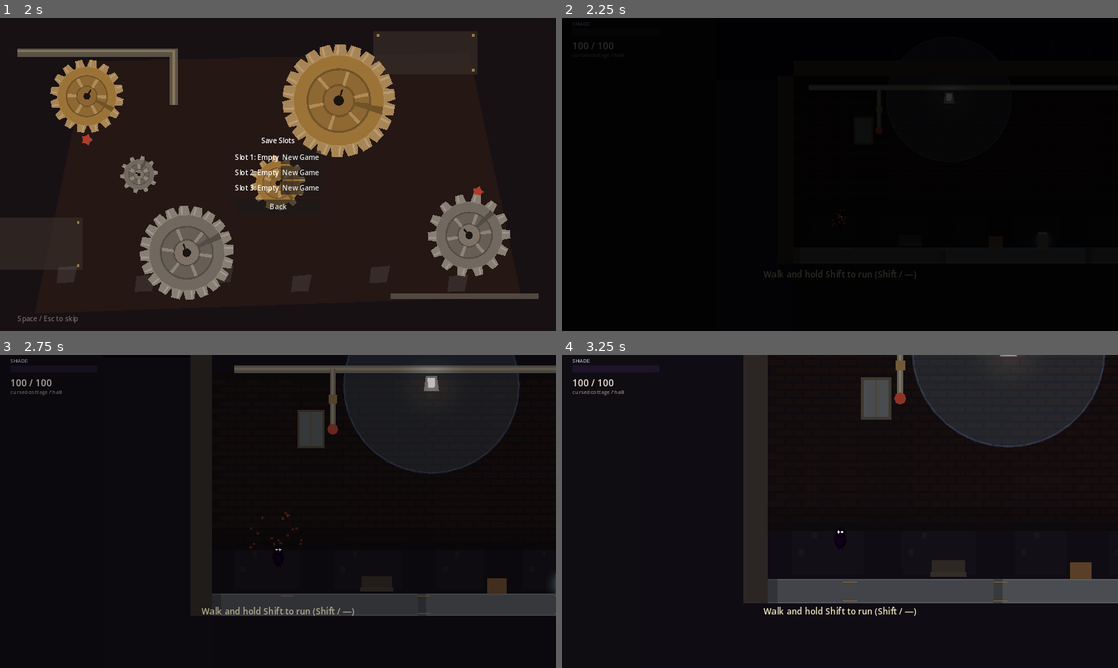
Above: before the commit, frames 1-4 (two rows, left to right).
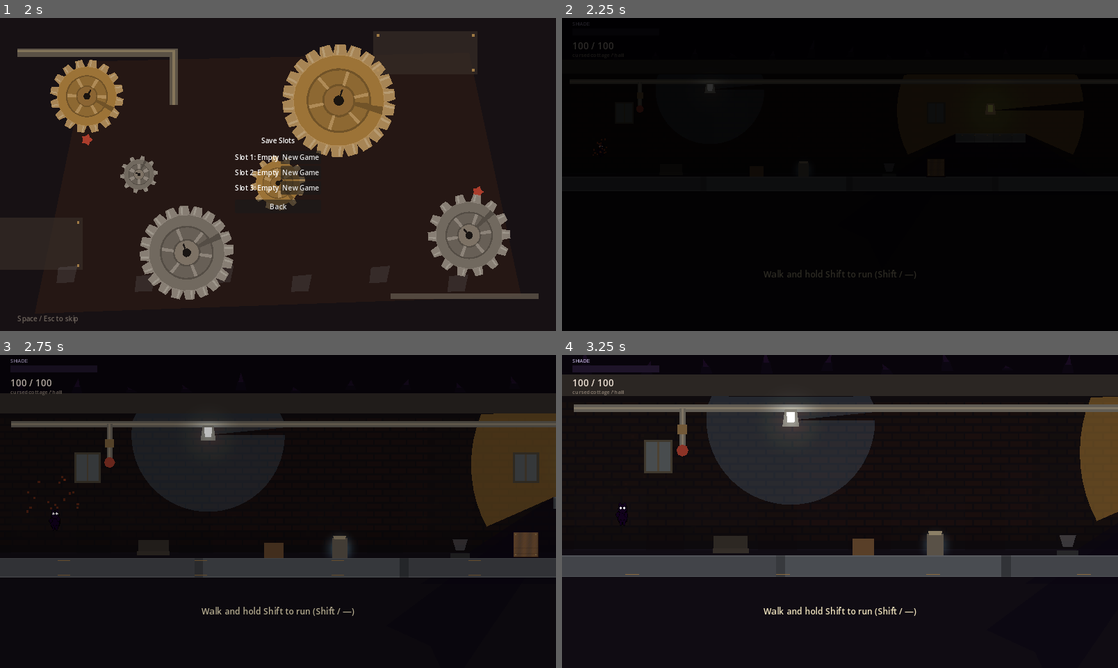
Above: after the commit, the same moments.

Repository: lukezhang2/Eclipseborn
Game: Godot game, scene res://scenes/ui/BootSplash.tscn
Two runs of this game, one before a commit and one after it. Both use one fixed random seed, a clock stepped at 60 frames per second and the inputs below.
Inputs (mouse positions are in pixels of both pictures, inside the frame that each line leads up to):
- Up to frame 1 (2 s): tap Enter at 0.5 s; move the mouse to (400, 158) at 0.52 s; hold D (move_right) 0.53-1.25 s; hold F (attack) 0.53-1.25 s; click (400, 158) at 0.67 s; tap Space (jump) at 0.77, 1.07 s; tap S (crouch) at 0.8 s; click "Play" at 1.25 s
- Up to frame 2 (2.25 s): click "New Game" at 2 s
- Up to frame 3 (2.75 s): no input
- Up to frame 4 (3.25 s): drag from (728, 527) to (995, 517) at 2.77 s

Frame 1 is identical in both runs. In frame 2, 0.1% of the frame differs, in the area x 6-81%, y 20-66%; in frame 3, 26%; in frame 4, 34%, in the area x 0-100%, y 0-80%.

Commit message:
Add hard light occlusion, tall pull-wall, and tighter cottage roof.
Raycast lights stop at floors, walls, platforms, crates, and props so
cover matches the sketch; restore a tall wall that needs the pulled crate
to clear; and frame the roof at the top of the player's camera view.

Co-authored-by: Cursor <cursoragent@cursor.com>

Diff:
--- a/scripts/autoload/ShadowWorld.gd
+++ b/scripts/autoload/ShadowWorld.gd
@@ -1,8 +1,12 @@
 extends Node
-## Inverted light model: the map is shadow (solid floors). Lights cast burning light.
-## Occluders block light, creating safe pockets. No extruded shadow platforms.
+## Lights are hard-cut by solid occluders (floors, walls, platforms, boxes, props).
+## Backgrounds have no collision/occluders so they do not block light.
 
 signal shadows_rebuilt
+
+const RAY_COUNT := 64
+## World solids + boxes
+const OCCLUDER_MASK := 1 | 8
 
 var lights: Array = []
 var occluders: Array = []
@@ -62,9 +66,8 @@
 	lights = lights.filter(func(n): return is_instance_valid(n))
 	occluders = occluders.filter(func(n): return is_instance_valid(n))
 
-	# Soft ambient shadow wash over the playfield (the world is dark).
 	var wash := Polygon2D.new()
-	wash.color = Color(0.08, 0.05, 0.12, 0.22)
+	wash.color = Color(0.08, 0.05, 0.12, 0.2)
 	wash.polygon = PackedVector2Array([
 		Vector2(-200, -200), Vector2(5000, -200), Vector2(5000, 900), Vector2(-200, 900)
 	])
@@ -75,77 +78,84 @@
 	for light in lights:
 		if not light.is_on():
 			continue
-		_draw_light_disc(light)
-		for occ in occluders:
-			_draw_safe_umbra(light, occ)
+		_draw_occluded_light(light)
 
 	shadows_rebuilt.emit()
 
 
-func _draw_light_disc(light: Node) -> void:
-	## Clear danger volume — bright core + warm ring so players see where they cannot stand.
+func _draw_occluded_light(light: Node) -> void:
+	## Raycast a fan from the light; each ray stops at the first solid hit (sketch: gap under platform).
 	var origin: Vector2 = light.get_light_origin()
 	var radius: float = light.get_radius()
 	var kind: int = light.get_light_kind()
 	var burns := kind in [GameState.LightKind.HEARTH, GameState.LightKind.CANDLE, GameState.LightKind.SUNSHAFT]
-	var core := Color(1.0, 0.72, 0.28, 0.28 if burns else 0.1)
-	var rim := Color(1.0, 0.45, 0.12, 0.42 if burns else 0.12)
+	var core := Color(1.0, 0.72, 0.28, 0.32 if burns else 0.12)
 	match kind:
 		GameState.LightKind.MOON:
-			core = Color(0.65, 0.85, 1.0, 0.12)
-			rim = Color(0.5, 0.7, 1.0, 0.18)
+			core = Color(0.65, 0.85, 1.0, 0.14)
 		GameState.LightKind.CRIMSON:
-			core = Color(0.95, 0.2, 0.25, 0.22)
-			rim = Color(0.8, 0.1, 0.15, 0.35)
+			core = Color(0.95, 0.2, 0.25, 0.26)
 		GameState.LightKind.SUNSHAFT:
-			core = Color(1.0, 1.0, 0.85, 0.32)
-			rim = Color(1.0, 0.9, 0.5, 0.45)
-	# Soft fill
+			core = Color(1.0, 1.0, 0.85, 0.36)
+
+	var space := _root.get_world_2d().direct_space_state
+	var pts := PackedVector2Array()
+	pts.append(origin)
+	for i in RAY_COUNT:
+		var a := TAU * float(i) / float(RAY_COUNT)
+		var dir := Vector2(cos(a), sin(a))
+		var to := origin + dir * radius
+		var q := PhysicsRayQueryParameters2D.create(origin, to)
+		q.collision_mask = OCCLUDER_MASK
+		q.hit_from_inside = true
+		var hit := space.intersect_ray(q)
+		if hit.is_empty():
+			pts.append(to)
+		else:
+			# Stop just before the surface so the occluder itself stays dark underneath.
+			var hit_pos: Vector2 = hit.position
+			pts.append(hit_pos - dir * 0.5)
+
 	var fill := Polygon2D.new()
 	fill.color = core
 	fill.z_index = -12
-	fill.polygon = _circle_pts(origin, radius, 28)
+	fill.polygon = pts
 	_root.add_child(fill)
 	_visuals.append(fill)
-	# Danger ring (outer edge)
+
+	# Outline of the cut light shape
 	var ring := Line2D.new()
-	ring.width = 3.0
-	ring.default_color = rim
+	ring.width = 2.0
+	ring.default_color = Color(core.r, core.g, core.b, mini(0.7, core.a + 0.25))
 	ring.z_index = -11
-	for p in _circle_pts(origin, radius, 36):
-		ring.add_point(p)
-	ring.add_point(ring.get_point_position(0))
+	for i in range(1, pts.size()):
+		ring.add_point(pts[i])
+	if pts.size() > 1:
+		ring.add_point(pts[1])
 	_root.add_child(ring)
 	_visuals.append(ring)
-	if burns:
-		var warn := Label.new()
-		warn.text = "!"
-		warn.position = origin + Vector2(-6, -radius * 0.15)
-		warn.z_index = -10
-		warn.add_theme_font_size_override("font_size", 18)
-		warn.add_theme_color_override("font_color", Color(1.0, 0.55, 0.2, 0.65))
-		_root.add_child(warn)
-		_visuals.append(warn)
+
+	# Soft umbra wedges behind occluders (extra dark safe pocket under platforms)
+	for occ in occluders:
+		_draw_umbra_wedge(light, occ, origin, radius)
 
 
-func _circle_pts(origin: Vector2, radius: float, n: int) -> PackedVector2Array:
-	var pts := PackedVector2Array()
-	for i in n:
-		var a := TAU * float(i) / float(n)
-		pts.append(origin + Vector2(cos(a), sin(a)) * radius)
-	return pts
-
-
-func _draw_safe_umbra(light: Node, occ: Node) -> void:
-	## Soft safe pocket only — no hard extruded box-shadow wedges.
-	## Skip box occluders entirely (boxes still block light via physics ray).
-	if occ.get_parent() != null and occ.get_parent().is_in_group("boxes"):
+func _draw_umbra_wedge(light: Node, occ: Node, light_pos: Vector2, radius: float) -> void:
+	if not occ.has_method("get_world_polygon"):
 		return
 	var poly: PackedVector2Array = occ.get_world_polygon()
 	if poly.size() < 3:
 		return
-	var light_pos: Vector2 = light.get_light_origin()
-	var max_len: float = light.get_shadow_length() * 0.55
+	# Only if occluder is within light radius
+	var near := false
+	for p in poly:
+		if p.distance_to(light_pos) <= radius * 1.15:
+			near = true
+			break
+	if not near:
+		return
+	var max_len: float = light.get_shadow_length() if light.has_method("get_shadow_length") else radius
+	max_len = mini(max_len, radius * 1.2)
 	var n := poly.size()
 	for i in n:
 		var a := poly[i]
@@ -153,16 +163,31 @@
 		var mid := (a + b) * 0.5
 		var edge_dir := (b - a).normalized()
 		var normal := Vector2(-edge_dir.y, edge_dir.x)
-		if normal.dot((mid - light_pos).normalized()) <= 0.0:
+		# Face away from light = back face → casts umbra
+		if normal.dot((mid - light_pos).normalized()) <= 0.05:
 			continue
 		var da := (a - light_pos).normalized() * max_len
 		var db := (b - light_pos).normalized() * max_len
 		var ink := Polygon2D.new()
-		ink.color = Color(0.05, 0.03, 0.08, 0.28)
+		ink.color = Color(0.04, 0.02, 0.07, 0.55)
 		ink.z_index = -11
 		ink.polygon = PackedVector2Array([a, b, b + db, a + da])
 		_root.add_child(ink)
 		_visuals.append(ink)
+
+
+func is_point_in_light(origin: Vector2, radius: float, point: Vector2, exclude: Array = []) -> bool:
+	## Shared occlusion test: blocked if a solid sits between light and point.
+	if point.distance_to(origin) > radius:
+		return false
+	var space := _root.get_world_2d().direct_space_state if _root else null
+	if space == null:
+		return true
+	var q := PhysicsRayQueryParameters2D.create(origin, point)
+	q.collision_mask = OCCLUDER_MASK
+	q.exclude = exclude
+	var hit := space.intersect_ray(q)
+	return hit.is_empty()
 
 
 func _clear_visuals() -> void:
--- a/scripts/player/Player.gd
+++ b/scripts/player/Player.gd
@@ -325,9 +325,10 @@
 
 
 func _occluded(from: Vector2, to: Vector2) -> bool:
+	## Any solid (world platforms/walls OR crates) between light and body = safe cover.
 	var space := get_world_2d().direct_space_state
 	var q := PhysicsRayQueryParameters2D.create(from, to)
-	q.collision_mask = 8  # boxes
+	q.collision_mask = 1 | 8
 	q.exclude = [self]
 	var hit := space.intersect_ray(q)
 	return not hit.is_empty()
--- a/scripts/world/BlackFireSky.gd
+++ b/scripts/world/BlackFireSky.gd
@@ -4,32 +4,34 @@
 
 
 var floor_top: float = 500.0
+var roof_top: float = 180.0
 var map_width: float = 4000.0
 var _flames: Array = []
 var _t: float = 0.0
 
 
-func setup(width: float, floor_y_top: float) -> void:
+func setup(width: float, floor_y_top: float, roof_y_top: float = 180.0) -> void:
 	map_width = width
 	floor_top = floor_y_top
+	roof_top = roof_y_top
 	z_index = -25
 	_build()
 
 
 func _build() -> void:
-	# Deep void above the playfield only (y from -80 to just above ceiling strip).
+	# Void + fire only ABOVE the roof — never under the floor.
 	var void_poly := Polygon2D.new()
 	void_poly.polygon = PackedVector2Array([
 		Vector2(-200, -120), Vector2(map_width + 200, -120),
-		Vector2(map_width + 200, 70), Vector2(-200, 70)
+		Vector2(map_width + 200, roof_top), Vector2(-200, roof_top)
 	])
 	void_poly.color = Color(0.02, 0.01, 0.03, 1.0)
 	add_child(void_poly)
 
-	# Flame tongues along the top edge of the sky band (screen-top of the outside).
+	# Flame tongues along the top edge of the outside (at the roof line).
 	for i in 48:
 		var flame := Node2D.new()
-		flame.position = Vector2(i * (map_width / 40.0) - 40.0, 8.0 + randf_range(-6, 10))
+		flame.position = Vector2(i * (map_width / 40.0) - 40.0, roof_top - 4.0 + randf_range(-4, 6))
 		flame.set_meta("phase", randf() * TAU)
 		flame.set_meta("speed", randf_range(2.5, 5.0))
 		flame.set_meta("h", randf_range(28.0, 55.0))
--- a/scripts/world/BreakableProp.gd
+++ b/scripts/world/BreakableProp.gd
@@ -64,6 +64,10 @@
 	_glow.scale = Vector2(prop_size.x / 32.0 * 2.2, prop_size.y / 32.0 * 2.2)
 	add_child(_glow)
 
+	var occ := ShadowOccluder.new()
+	occ.local_polygon = poly
+	add_child(occ)
+
 	_hurtbox = Hurtbox.new()
 	_hurtbox.team = "enemy"
 	_hurtbox.owner_body = self
--- a/scripts/world/CursedCottage.gd
+++ b/scripts/world/CursedCottage.gd
@@ -1,12 +1,15 @@
 extends Node2D
-## Tutorial cottage: floor-aligned props, pull puzzle, lamp cover platform.
+## Compact cottage: roof at top of vision, occluding platforms, pull-wall puzzle.
 
 
-const FLOOR_CENTER := 520.0
-const FLOOR_H := 40.0
-const FLOOR_TOP := FLOOR_CENTER - FLOOR_H * 0.5  # 500
+## Camera zoom ~1.35 → visible height ≈ 533. Floor near bottom, roof near top.
+const FLOOR_CENTER := 500.0
+const FLOOR_H := 36.0
+const FLOOR_TOP := FLOOR_CENTER - FLOOR_H * 0.5  # 482
+const ROOF_CENTER := 200.0
+const ROOF_H := 36.0
+const ROOF_BOTTOM := ROOF_CENTER + ROOF_H * 0.5  # 218 — lines up with top of view
 const MAP_W := 4000.0
-const CEIL_Y := 40.0
 
 
 func _ready() -> void:
@@ -14,24 +17,27 @@
 	GameState.map_max_x = MAP_W - 100.0
 	LevelCommon.spawn_ui(self)
 	LevelCommon.make_shadow_root(self)
-	LevelCommon.add_backdrop(self, MAP_W, 720, FLOOR_TOP)
+	LevelCommon.add_backdrop(self, MAP_W, 720, FLOOR_TOP, ROOF_CENTER - ROOF_H * 0.5)
 
 	LevelCommon.add_steel_floor(self, MAP_W * 0.5, FLOOR_CENTER, MAP_W, FLOOR_H)
-	LevelCommon.add_wall(self, -20, 300, 40, 480)
-	LevelCommon.add_wall(self, MAP_W - 20, 300, 40, 480)
-	LevelCommon.add_wall(self, MAP_W * 0.5, CEIL_Y, MAP_W, 40)
+	LevelCommon.add_wall(self, -20, 360, 40, 360)
+	LevelCommon.add_wall(self, MAP_W - 20, 360, 40, 360)
+	# Roof — sits at top of player vision
+	LevelCommon.add_wall(self, MAP_W * 0.5, ROOF_CENTER, MAP_W, ROOF_H)
 
 	for i in 5:
-		LevelCommon.add_brick_wall_face(self, 400.0 + i * 800.0, 260.0, 800.0, 320.0)
+		var face_h := FLOOR_TOP - ROOF_BOTTOM - 10.0
+		var face_y := ROOF_BOTTOM + face_h * 0.5
+		LevelCommon.add_brick_wall_face(self, 400.0 + i * 800.0, face_y, 800.0, face_h)
 
-	LevelCommon.add_pipe(self, Vector2(40, 90), Vector2(MAP_W - 100, 90), 14.0)
-	LevelCommon.add_pipe(self, Vector2(220, 90), Vector2(220, 200), 10.0)
-	LevelCommon.add_valve(self, Vector2(220, 200))
-	LevelCommon.add_window(self, 180, 200, 50, 70, true)
-	LevelCommon.add_window(self, 980, 200, 50, 70, true)
-	LevelCommon.add_window(self, 1780, 200, 50, 70, true)
-	LevelCommon.add_window(self, 2580, 200, 56, 74, true)
-	LevelCommon.add_window(self, 3380, 200, 50, 70, true)
+	LevelCommon.add_pipe(self, Vector2(40, ROOF_BOTTOM + 20), Vector2(MAP_W - 100, ROOF_BOTTOM + 20), 12.0)
+	LevelCommon.add_pipe(self, Vector2(220, ROOF_BOTTOM + 20), Vector2(220, ROOF_BOTTOM + 90), 10.0)
+	LevelCommon.add_valve(self, Vector2(220, ROOF_BOTTOM + 90))
+	LevelCommon.add_window(self, 180, ROOF_BOTTOM + 100, 48, 56, true)
+	LevelCommon.add_window(self, 980, ROOF_BOTTOM + 100, 48, 56, true)
+	LevelCommon.add_window(self, 1780, ROOF_BOTTOM + 100, 48, 56, true)
+	LevelCommon.add_window(self, 2580, ROOF_BOTTOM + 100, 52, 56, true)
+	LevelCommon.add_window(self, 3380, ROOF_BOTTOM + 100, 48, 56, true)
 
 	LevelCommon.add_bench(self, Vector2(300, FLOOR_TOP - 4))
 	LevelCommon.add_steam_vent(self, Vector2(860, FLOOR_TOP - 4))
@@ -54,7 +60,8 @@
 			spawn = GameState.last_position
 		elif GameState.checkpoint_position != Vector2.ZERO:
 			spawn = GameState.checkpoint_position
-	LevelCommon.spawn_player(self, spawn)
+	var player := LevelCommon.spawn_player(self, spawn)
+	LevelCommon.configure_camera(player, ROOF_CENTER - ROOF_H * 0.5, FLOOR_CENTER + FLOOR_H * 0.5 + 20.0, GameState.map_min_x, GameState.map_max_x)
 	GameState.enter_room("cursed_cottage", "hall")
 	SaveManager.autosave()
 
@@ -64,22 +71,22 @@
 
 
 func _build_room_triggers() -> void:
-	LevelCommon.make_room_trigger(self, Vector2(400, 360), Vector2(800, 400), "cursed_cottage", "hall", "Walk and hold Shift to run", "run")
-	LevelCommon.make_room_trigger(self, Vector2(1200, 360), Vector2(800, 400), "cursed_cottage", "crate", "Walk into the crate to push it under the lamp", "move_right")
-	LevelCommon.make_room_trigger(self, Vector2(2000, 360), Vector2(800, 400), "cursed_cottage", "pull", "Hold V beside the crate and walk to pull it from the wall", "pull")
-	LevelCommon.make_room_trigger(self, Vector2(2800, 360), Vector2(800, 400), "cursed_cottage", "chest", "Jump the ledges", "jump")
-	LevelCommon.make_room_trigger(self, Vector2(3600, 360), Vector2(800, 400), "cursed_cottage", "hatch", "Aim and F to break — crouch for down slash", "attack")
+	LevelCommon.make_room_trigger(self, Vector2(400, 360), Vector2(800, 320), "cursed_cottage", "hall", "Walk and hold Shift to run", "run")
+	LevelCommon.make_room_trigger(self, Vector2(1200, 360), Vector2(800, 320), "cursed_cottage", "crate", "Push the crate under the lamp for cover", "move_right")
+	LevelCommon.make_room_trigger(self, Vector2(2000, 360), Vector2(800, 320), "cursed_cottage", "pull", "Hold V, pull the crate out, then use it to jump the tall wall", "pull")
+	LevelCommon.make_room_trigger(self, Vector2(2800, 360), Vector2(800, 320), "cursed_cottage", "chest", "Jump the ledges", "jump")
+	LevelCommon.make_room_trigger(self, Vector2(3600, 360), Vector2(800, 320), "cursed_cottage", "hatch", "Aim and F to break", "attack")
 
 
 func _build_crate_room() -> void:
-	## Hearth lamp above a floating cover platform; push crate for umbra.
-	var platform := LevelCommon.add_steel_floor(self, 1120, FLOOR_TOP - 90, 160, 20)
-	platform.name = "LampCoverPlatform"
+	## Lamp above floating platform — platform occludes light so standing under it is safe.
+	var platform_y := FLOOR_TOP - 100.0
+	LevelCommon.add_steel_floor(self, 1120, platform_y, 180, 22)
 	var lamp := LightSource.new()
-	lamp.position = Vector2(1120, FLOOR_TOP - 200)
+	lamp.position = Vector2(1120, platform_y - 70.0)
 	lamp.light_kind = GameState.LightKind.HEARTH
-	lamp.radius = 260.0
-	lamp.shadow_length = 320.0
+	lamp.radius = 240.0
+	lamp.shadow_length = 300.0
 	lamp.pushable = false
 	add_child(lamp)
 	var box := PushableBox.new()
@@ -89,23 +96,29 @@
 
 
 func _build_pull_room() -> void:
-	## Low wall on the LEFT; crate flush against it. Pull right, then jump the wall with the crate as a step.
-	var wall_h := 52.0
-	var wall_top := FLOOR_TOP - wall_h * 0.5
-	LevelCommon.add_wall(self, 1880, wall_top, 28, wall_h)
+	## Tall wall blocks the path (too high to jump from the floor).
+	## Crate starts against a left backstop — pull it out, climb it, clear the wall.
+	var tall_h := 100.0  # jump alone ≈ 66px; needs the 48px crate as a step
+	var tall_x := 2080.0
+	LevelCommon.add_wall(self, tall_x, FLOOR_TOP - tall_h * 0.5, 32, tall_h)
+
+	var backstop_h := 40.0
+	var backstop_x := 1860.0
+	LevelCommon.add_wall(self, backstop_x, FLOOR_TOP - backstop_h * 0.5, 24, backstop_h)
+
 	var box := PushableBox.new()
-	box.position = Vector2(1880 + 14 + 24, _box_y())  # against the right face of the left wall
+	# Flush against the right face of the backstop.
+	box.position = Vector2(backstop_x + 12 + 24, _box_y())
 	box.box_size = Vector2(48, 48)
 	box.name = "PullCrate"
 	add_child(box)
-	# Landmark pipe above
-	LevelCommon.add_pipe(self, Vector2(1860, 300), Vector2(2100, 300), 8.0)
+	LevelCommon.add_pipe(self, Vector2(1840, ROOF_BOTTOM + 80), Vector2(2140, ROOF_BOTTOM + 80), 8.0)
 
 
 func _build_jump_room() -> void:
-	LevelCommon.add_steel_floor(self, 2700, FLOOR_TOP - 60, 140, 24)
-	LevelCommon.add_steel_floor(self, 2840, FLOOR_TOP - 110, 100, 24)
-	LevelCommon.add_pipe(self, Vector2(2580, 380), Vector2(2900, 380), 8.0)
+	LevelCommon.add_steel_floor(self, 2700, FLOOR_TOP - 55, 140, 22)
+	LevelCommon.add_steel_floor(self, 2840, FLOOR_TOP - 100, 100, 22)
+	LevelCommon.add_pipe(self, Vector2(2580, ROOF_BOTTOM + 120), Vector2(2900, ROOF_BOTTOM + 120), 8.0)
 
 
 func _build_hatch_room() -> void:
@@ -122,10 +135,10 @@
 
 func _build_ambient_lamps() -> void:
 	var moon := LightSource.new()
-	moon.position = Vector2(400, 120)
+	moon.position = Vector2(400, ROOF_BOTTOM + 40)
 	moon.light_kind = GameState.LightKind.MOON
-	moon.radius = 160.0
-	moon.shadow_length = 200.0
+	moon.radius = 140.0
+	moon.shadow_length = 180.0
 	moon.pushable = false
 	add_child(moon)
 
--- a/scripts/world/LanternVillage.gd
+++ b/scripts/world/LanternVillage.gd
@@ -83,7 +83,8 @@
 		spawn = GameState.last_position
 	elif GameState.checkpoint_position != Vector2.ZERO and GameState.current_zone_id == "lantern_village":
 		spawn = GameState.checkpoint_position
-	LevelCommon.spawn_player(self, spawn)
+	var player := LevelCommon.spawn_player(self, spawn)
+	LevelCommon.configure_camera(player, 180.0, 560.0, GameState.map_min_x, GameState.map_max_x)
 	GameState.enter_room("lantern_village", "gate")
 	SaveManager.autosave()
 
--- a/scripts/world/LevelCommon.gd
+++ b/scripts/world/LevelCommon.gd
@@ -21,6 +21,14 @@
 	spr.scale = Vector2(width / float(spr.texture.get_width()), height / float(spr.texture.get_height()))
 	spr.texture_filter = CanvasItem.TEXTURE_FILTER_NEAREST
 	body.add_child(spr)
+	# Solid floors/platforms occlude light (backgrounds do not).
+	var hx := width * 0.5
+	var hy := height * 0.5
+	var occ := ShadowOccluder.new()
+	occ.local_polygon = PackedVector2Array([
+		Vector2(-hx, -hy), Vector2(hx, -hy), Vector2(hx, hy), Vector2(-hx, hy)
+	])
+	body.add_child(occ)
 	body.set_meta("editor_kind", "floor")
 	body.set_meta("editor_size", Vector2(width, height))
 	parent.add_child(body)
@@ -84,8 +92,25 @@
 	])
 	poly.color = Color(0.17, 0.15, 0.14)
 	body.add_child(poly)
+	var occ := ShadowOccluder.new()
+	occ.local_polygon = poly.polygon
+	body.add_child(occ)
 	parent.add_child(body)
 	return body
+
+
+static func configure_camera(player: Node2D, roof_y: float, floor_bottom: float, map_min_x: float, map_max_x: float) -> void:
+	## Lock vertical framing so the roof sits at the top of the player's vision.
+	var cam := player.get_node_or_null("Camera2D") as Camera2D
+	if cam == null:
+		return
+	cam.limit_top = int(roof_y)
+	cam.limit_bottom = int(floor_bottom)
+	cam.limit_left = int(map_min_x - 20)
+	cam.limit_right = int(map_max_x + 20)
+	# Keep camera a bit high so roof hugs the top edge while standing.
+	cam.position = Vector2(0, -20)
+	cam.zoom = Vector2(1.35, 1.35)
 
 
 static func add_brick_wall_face(parent: Node2D, x: float, y: float, width: float, height: float) -> void:
@@ -259,11 +284,11 @@
 	parent.add_child(puff)
 
 
-static func add_backdrop(parent: Node2D, width: float, height: float, floor_top: float = 500.0) -> void:
+static func add_backdrop(parent: Node2D, width: float, height: float, floor_top: float = 500.0, roof_top: float = 180.0) -> void:
 	## Playfield fill (below sky fire). Far silhouettes read as background, not solids.
 	var bg := Polygon2D.new()
 	bg.polygon = PackedVector2Array([
-		Vector2(0, 60), Vector2(width, 60), Vector2(width, height), Vector2(0, height)
+		Vector2(0, roof_top), Vector2(width, roof_top), Vector2(width, height), Vector2(0, height)
 	])
 	bg.color = Color(0.06, 0.05, 0.07)
 	bg.z_index = -18
@@ -294,7 +319,7 @@
 			parent.add_child(win)
 		x += bw + randf_range(30, 80)
 	var sky := BlackFireSky.new()
-	sky.setup(width, floor_top)
+	sky.setup(width, floor_top, roof_top)
 	parent.add_child(sky)
 
 
--- a/scripts/world/PushableBox.gd
+++ b/scripts/world/PushableBox.gd
@@ -48,6 +48,10 @@
 		edge.add_point(p)
 	edge.add_point(poly[0])
 	add_child(edge)
+	# Crates block light rays (gameplay + visuals).
+	var occ := ShadowOccluder.new()
+	occ.local_polygon = poly
+	add_child(occ)
 
 
 func rebuild_visual_for_size(size: Vector2) -> void:
Not shown, changed: index.html
Not shown, changed: index.pck
